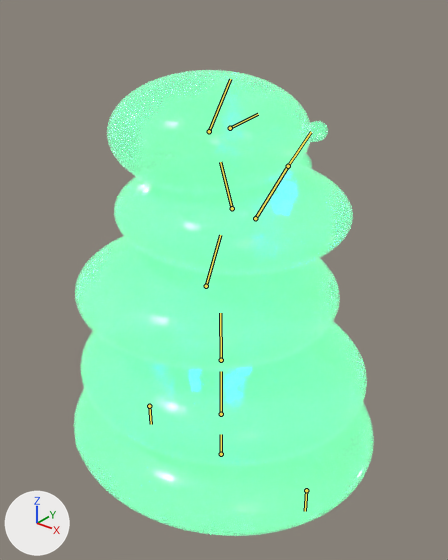
The Blender file _art_source/enemies/enemy_memoryleak_v2_blockout.blend: old version first, new version second.
One viewpoint serves both versions: a 50 mm lens placed at (1.229, -1.519, 1.728), pointed at (-0.01, 0.03, 0.767). Lighting does not change. The marker at lower left points along +X, +Y and +Z. The picture after the commit comes second. The bones that change, and the others that lie on the model, are drawn over the model as lines.

In view in the first picture: 'base', 'intent', 'spine_01', 'spine_02', 'spine_03' and 2 more.
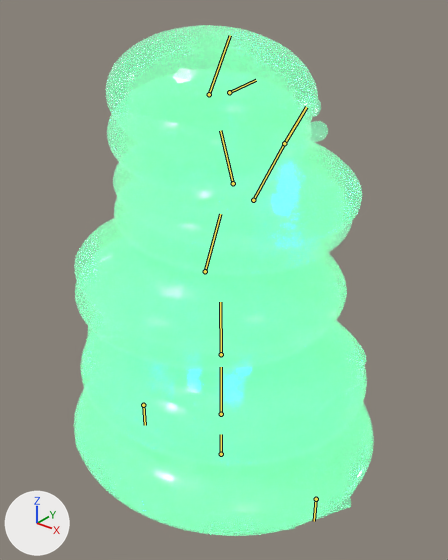
Commit message: epic-05 task 19: MemoryLeak hit jiggle wave animation

The newer file adds an action. The first version stands in its rest pose; the second is drawn at frame 2 of the action 'memoryleak_hit_jiggle'.

The change, as JSON lines over the scene's bpy script:
```json
{"block": "bone_base", "where": "bone_base = bpy.data.objects['Armature_MemoryLeak_v2'].pose.bones['base']  # child of 'root'"}
{"op": "set", "path": "bone_base.scale", "old": "(1.0, 1.0, 1.0)", "new": "(1.1, 1.1, 0.92)"}
```

Boxes (x1, y1, x2, y2) around the edits, measured in the pictures (448 x 560 px):
```json
{"object": "MemoryLeak_v2_LOD0", "change": "posed", "after": [74, 25, 366, 530], "on screen": "not visible before"}
{"bone": "base", "before": "(221, 414) to (221, 371)", "after": "(221, 414) to (221, 367)"}
```
